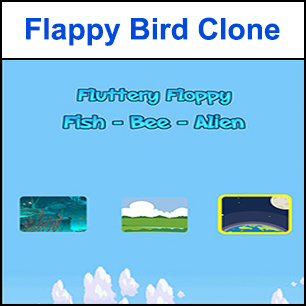
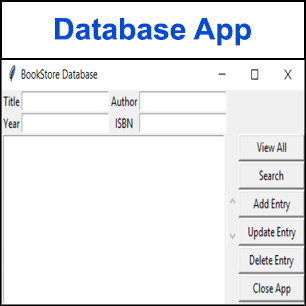
Before/after of a (306, 306) layered artwork. What changed in the layer stack:
renamed "Flappy Bird Clone" to "Database App", painted on it over [26, 17, 280, 46]
added layer "Layer 11" above "Layer 8" over [0, 60, 306, 306]
hid "Layer 8" over [0, 60, 306, 306]
